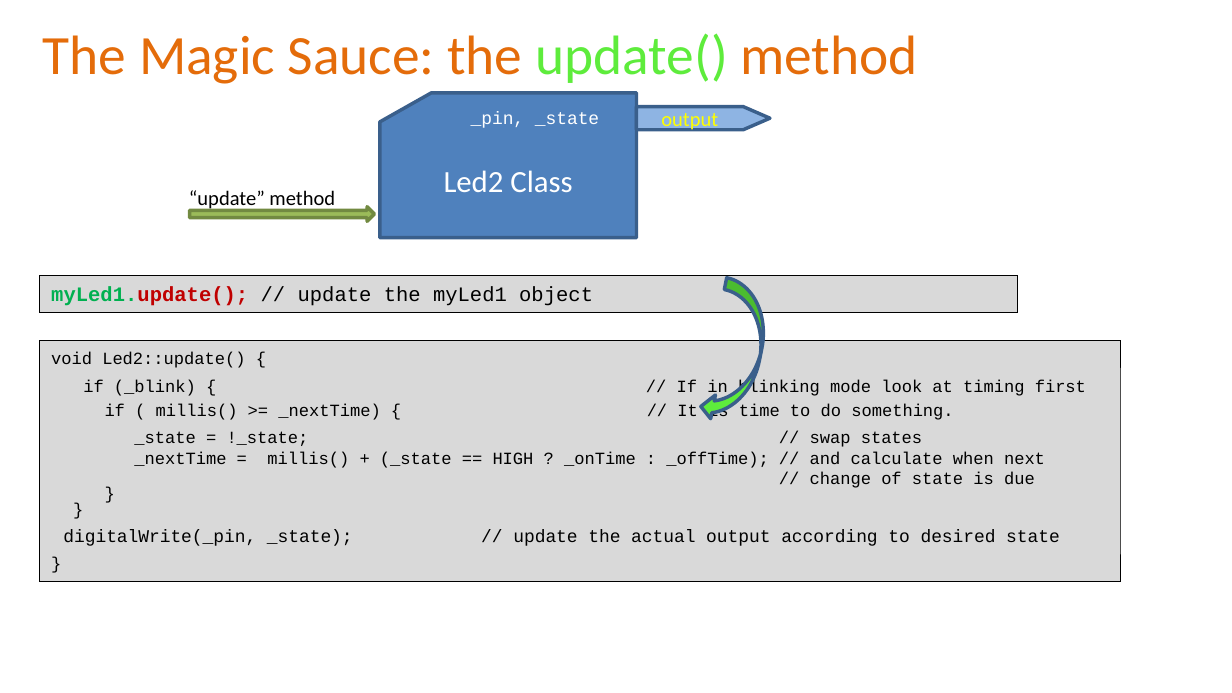
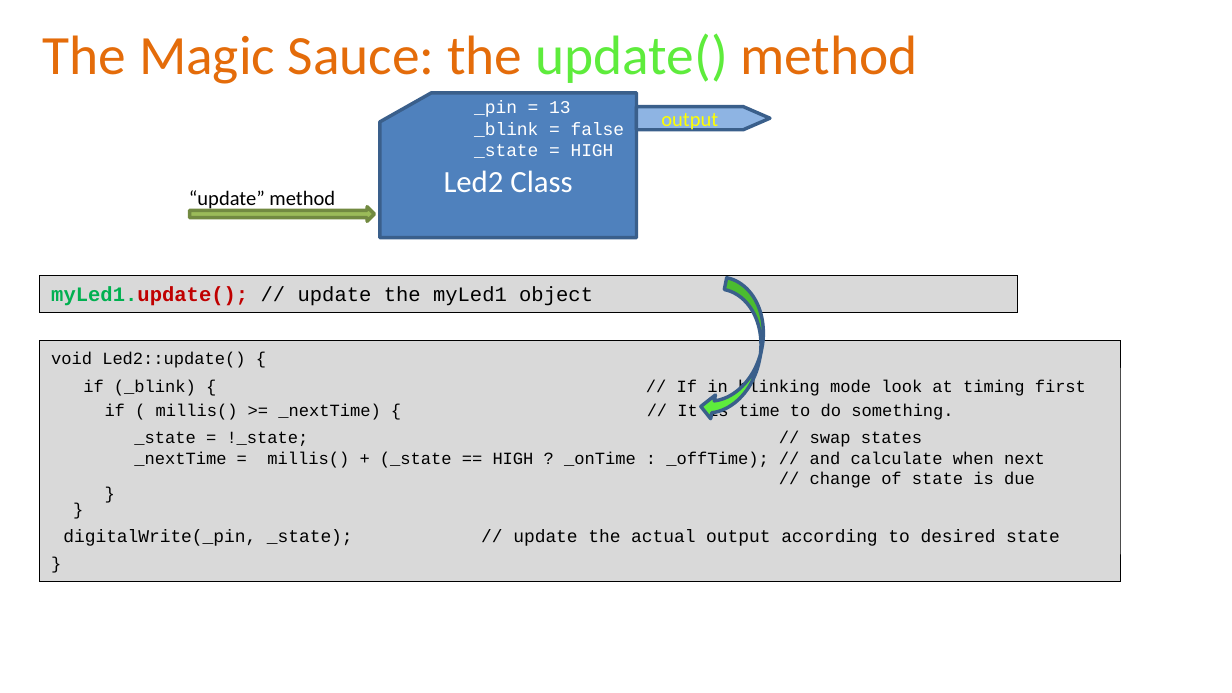
Before and after one commit to Alan-Lomax/MERG-SIG-Presentations, a slide deck: slide 25 of Introduction to Class Programming Part 1.pptx. Drawn at 1232x693 pixels with LibreOffice and Linux fonts; fonts in the diff are those of the drawing; background and template pictures are left out. Boxes give left, top, right and bottom in pixels: in the first picture for what was removed or moved away, otherwise in the second. Text is boxed around its words. In the diff, an @@ line names an element or a change of style, - is before the commit and + after.

```diff
--- a/Introduction to Class Programming Part 1.pptx
+++ b/Introduction to Class Programming Part 1.pptx
@@ text at (x1=474, y1=101, x2=625, y2=158): text changed @@
-_pin, _state
+_pin = 13
+_blink = false
+_state = HIGH
```
Also in this commit, not shown: 10 other slides changed.
